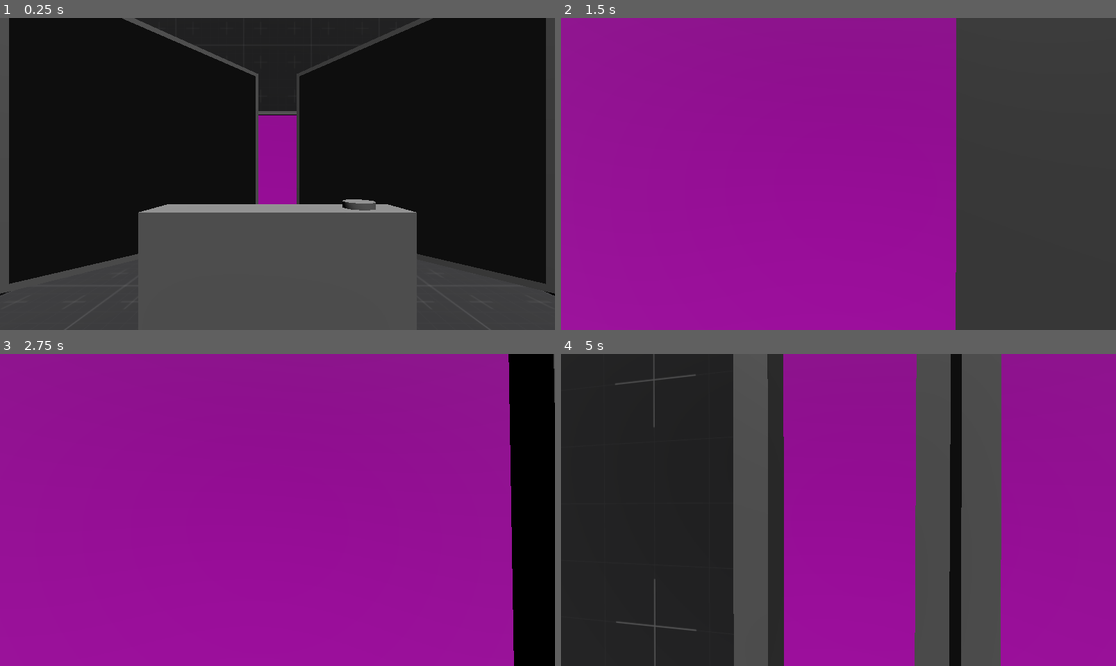
Above: before the commit, frames 1-4 (two rows, left to right).
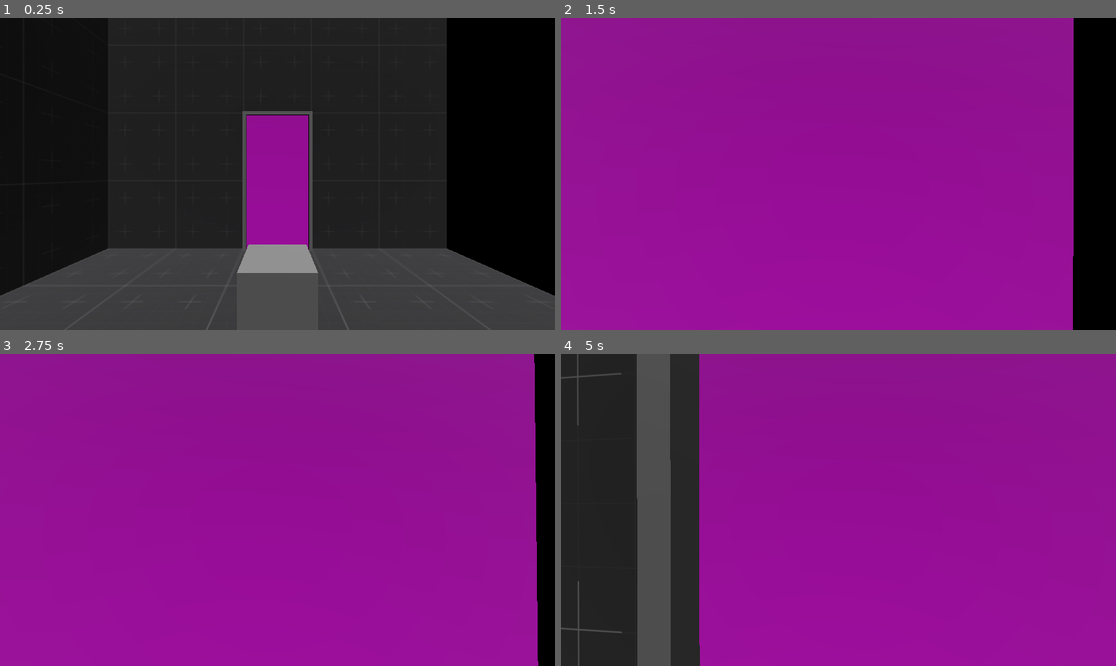
Above: after the commit, the same moments.

Repository: Wowe-Peanut/GetReal
Game: Godot game, scene res://test.tscn
Same seed, same stepped clock (60 frames per second), same inputs: the game is played once before the commit and once after it.
Inputs (mouse positions are in pixels of both pictures, inside the frame that each line leads up to):
- Up to frame 1 (0.25 s): no input
- Up to frame 2 (1.5 s): tap Enter at 0.5 s; move the mouse to (866, 174) at 0.52 s; hold Mouse wheel down (lower_move_speed) 0.53-1.28 s; hold W (move_forward) from 0.53 s (still down); click (866, 174) at 0.67 s; tap Space (jump) at 0.77 s; move the mouse to (810, 174) at 1.27 s; tap Mouse wheel up (raise_move_speed) at 1.35 s
- Up to frame 3 (2.75 s): keep holding W (move_forward); tap Space (jump) at 1.52 s; move the mouse to (288, 503) at 2.02 s; press the mouse at (288, 503) at 2.03 s
- Up to frame 4 (5 s): keep holding W (move_forward); tap R (reset) at 2.75 s; move the mouse to (832, 516) at 2.77 s; release the mouse at (832, 516) at 2.78 s; tap Backspace at 2.85 s; click (832, 516) at 2.92 s; tap Space (jump) at 3.02, 3.77, 4.52 s; move the mouse to (877, 513) at 3.52 s; tap Delete at 3.6 s; move the mouse to (794, 506) at 4.27 s; tap F at 4.35 s

The runs differ from the first frame. In frame 1, 15% of the frame differs, in the area x 0-100%, y 0-89%; in frame 2, 29%; in frame 3, 4.5%; in frame 4, 37%, in the area x 0-80%, y 0-100%.

Commit message:
tweaking holdable_object and player values

Diff:
--- a/box.gd
+++ b/box.gd
@@ -29,11 +29,11 @@
 
 
 func drop():
-	disabled = false
+	disable(true)
 	super()
 
 func pick_up(pickup_hand):
-	disabled = true
+	disable(false)
 	super(pickup_hand)
 
 
--- a/holdable_body.gd
+++ b/holdable_body.gd
@@ -1,8 +1,8 @@
 class_name HoldableBody
 extends RigidBody3D
 
-@export var snap_velocity = 40.0
-@export var throw_velocity = 10.0
+@export var snap_velocity = 70.0
+@export var throw_velocity = 15.0
 @export var let_go_distance = 1.5
 
 
--- a/player.gd
+++ b/player.gd
@@ -5,7 +5,7 @@
 @export_range(10, 400, 1) var acceleration: float = 80 # m/s^2
 
 @export_range(0.1, 3.0, 0.1) var jump_height: float = 0.7 # m
-@export_range(0.1, 9.25, 0.05, "or_greater") var camera_sens: float = 8
+@export_range(0.1, 9.25, 0.05, "or_greater") var camera_sens: float = 5
 
 const MAX_SPEED: float = 6.0
 const MIN_SPEED: float = 1.0
--- a/test.tscn
+++ b/test.tscn
@@ -1,38 +1,12 @@
-[gd_scene load_steps=8 format=3 uid="uid://c3jr12ajd7mo4"]
+[gd_scene load_steps=4 format=3 uid="uid://c3jr12ajd7mo4"]
 
 [ext_resource type="PackedScene" uid="uid://bxfx6m3nsdaql" path="res://level_base.tscn" id="1_7328t"]
-[ext_resource type="PackedScene" uid="uid://b41j52vgwvasr" path="res://mirror.tscn" id="2_cv85l"]
 [ext_resource type="PackedScene" uid="uid://c6t43xntvjerc" path="res://box.tscn" id="2_nndio"]
-[ext_resource type="PackedScene" uid="uid://cuwdqdsaeiwqv" path="res://camera.tscn" id="3_jw8fy"]
 [ext_resource type="PackedScene" uid="uid://csospxfu55ld0" path="res://button.tscn" id="5_q0qv2"]
-
-[sub_resource type="BoxShape3D" id="BoxShape3D_w523j"]
-
-[sub_resource type="BoxMesh" id="BoxMesh_djj74"]
 
 [node name="test" type="Node3D"]
 
 [node name="LevelBase" parent="." instance=ExtResource("1_7328t")]
-
-[node name="StaticBody3D" type="StaticBody3D" parent="LevelBase/Environment" index="2"]
-transform = Transform3D(1, 0, 0, 0, 1, 0, 0, 0, 1, -1.9, -1, 0.7)
-
-[node name="CollisionShape3D" type="CollisionShape3D" parent="LevelBase/Environment/StaticBody3D"]
-shape = SubResource("BoxShape3D_w523j")
-
-[node name="MeshInstance3D" type="MeshInstance3D" parent="LevelBase/Environment/StaticBody3D"]
-mesh = SubResource("BoxMesh_djj74")
-
-[node name="Mirror" parent="LevelBase/Mirrors" index="0" instance=ExtResource("2_cv85l")]
-transform = Transform3D(0.707107, 2.51215e-15, 0.707107, 0, 1, -3.55271e-15, -0.707107, 2.51215e-15, 0.707107, -1, -1.1, -2)
-size = Vector2(2, 2)
-
-[node name="Mirror2" parent="LevelBase/Mirrors" index="1" instance=ExtResource("2_cv85l")]
-transform = Transform3D(0.707107, -2.51215e-15, -0.707107, 0, 1, -3.55271e-15, 0.707107, 2.51215e-15, 0.707107, 1, -1.1, -2)
-size = Vector2(2, 2)
-
-[node name="Camera" parent="LevelBase/Camera" index="0" instance=ExtResource("3_jw8fy")]
-transform = Transform3D(1, 0, 0, 0, 1, 0, 0, 0, 1, 0, -1.4, -0.5)
 
 [node name="Box" parent="LevelBase/Boxes" index="0" instance=ExtResource("2_nndio")]
 transform = Transform3D(1, 0, 0, 0, 1, 0, 0, 0, 1, 0, -2.1, -1.5)
